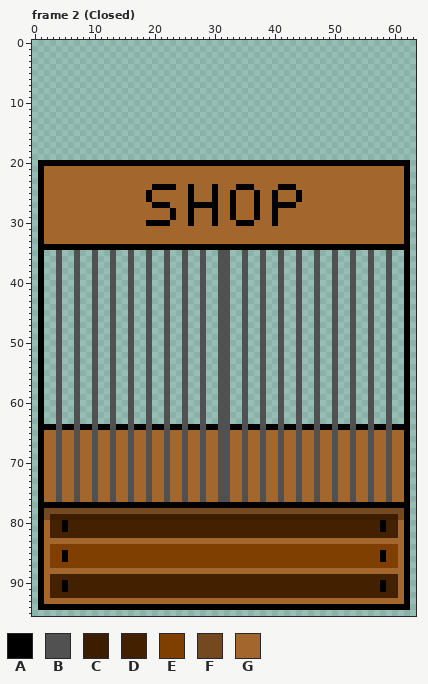
Pixel-art file, stored at aseprite/shop.aseprite. The picture above was drawn from the file before the commit.
64x96 pixels, 2 frames. Colours within 5 levels of each other are drawn and written as one. Shown: frame 2 (Closed). The commit also changed other frames, which this record leaves out.
Palette (. is transparent): A #000000  B #515151  C #3c1d00  D #432100  E #7f3f00  F #744921  G #a3662d
Pixels before, frame 2 (Closed) (only the part around the change), first column x 0:
 1 ................................................................
 2 ................................................................
 3 ................................................................
 4 ................................................................
 5 ................................................................
 6 ................................................................
 7 ................................................................
 8 ................................................................
 9 ................................................................
10 ................................................................
11 ................................................................
12 ................................................................
13 ................................................................
14 ................................................................
15 ................................................................
16 ................................................................
17 ................................................................
18 ................................................................
19 ................................................................
20 .AAAAAAAAAAAAAAAAAAAAAAAAAAAAAAAAAAAAAAAAAAAAAAAAAAAAAAAAAAAAAA.
21 .AGGGGGGGGGGGGGGGGGGGGGGGGGGGGGGGGGGGGGGGGGGGGGGGGGGGGGGGGGGGGA.
22 .AGGGGGGGGGGGGGGGGGGGGGGGGGGGGGGGGGGGGGGGGGGGGGGGGGGGGGGGGGGGGA.
23 .AGGGGGGGGGGGGGGGGGGGGGGGGGGGGGGGGGGGGGGGGGGGGGGGGGGGGGGGGGGGGA.
24 .AGGGGGGGGGGGGGGGGGGAAAAGGAGGGAGGGAAAGGGGAAAGGGGGGGGGGGGGGGGGGA.
25 .AGGGGGGGGGGGGGGGGGAGGGGGGAGGGAGGAGGGAGGAGGGAGGGGGGGGGGGGGGGGGA.
26 .AGGGGGGGGGGGGGGGGGAGGGGGGAGGGAGGAGGGAGGAGGGAGGGGGGGGGGGGGGGGGA.
27 .AGGGGGGGGGGGGGGGGGGAAAGGGAAAAAGGAGGGAGGAAAAGGGGGGGGGGGGGGGGGGA.
28 .AGGGGGGGGGGGGGGGGGGGGGAGGAGGGAGGAGGGAGGAGGGGGGGGGGGGGGGGGGGGGA.
29 .AGGGGGGGGGGGGGGGGGGGGGAGGAGGGAGGAGGGAGGAGGGGGGGGGGGGGGGGGGGGGA.
30 .AGGGGGGGGGGGGGGGGGAAAAGGGAGGGAGGGAAAGGGAGGGGGGGGGGGGGGGGGGGGGA.
31 .AGGGGGGGGGGGGGGGGGGGGGGGGGGGGGGGGGGGGGGGGGGGGGGGGGGGGGGGGGGGGA.
32 .AGGGGGGGGGGGGGGGGGGGGGGGGGGGGGGGGGGGGGGGGGGGGGGGGGGGGGGGGGGGGA.
33 .AGGGGGGGGGGGGGGGGGGGGGGGGGGGGGGGGGGGGGGGGGGGGGGGGGGGGGGGGGGGGA.
34 .AAAAAAAAAAAAAAAAAAAAAAAAAAAAAAAAAAAAAAAAAAAAAAAAAAAAAAAAAAAAAA.
35 .A..B..B..B..B..B..B..B..B..B..BB..B..B..B..B..B..B..B..B..B..A.
36 .A..B..B..B..B..B..B..B..B..B..BB..B..B..B..B..B..B..B..B..B..A.
37 .A..B..B..B..B..B..B..B..B..B..BB..B..B..B..B..B..B..B..B..B..A.
38 .A..B..B..B..B..B..B..B..B..B..BB..B..B..B..B..B..B..B..B..B..A.
39 .A..B..B..B..B..B..B..B..B..B..BB..B..B..B..B..B..B..B..B..B..A.
40 .A..B..B..B..B..B..B..B..B..B..BB..B..B..B..B..B..B..B..B..B..A.
The same view after the edit:
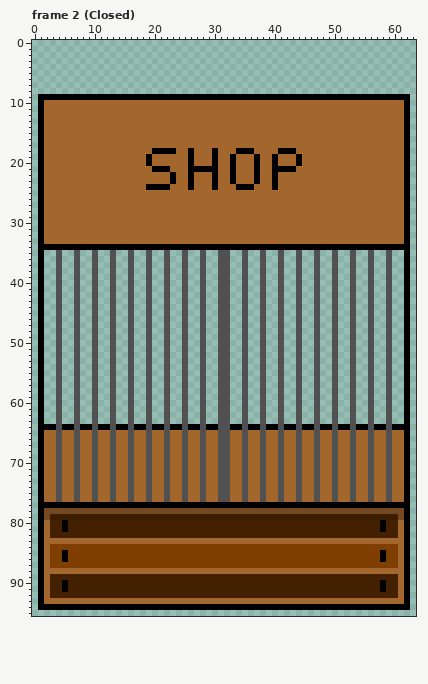
The author wrote: ✨ Add click on shop and shop menu
Difference:
Changed rows in their new state; - is an unchanged pixel.
Frame 2 (Closed):
first column x 1:
 9 AAAAAAAAAAAAAAAAAAAAAAAAAAAAAAAAAAAAAAAAAAAAAAAAAAAAAAAAAAAAAA
10 AGGGGGGGGGGGGGGGGGGGGGGGGGGGGGGGGGGGGGGGGGGGGGGGGGGGGGGGGGGGGA
11 AGGGGGGGGGGGGGGGGGGGGGGGGGGGGGGGGGGGGGGGGGGGGGGGGGGGGGGGGGGGGA
12 AGGGGGGGGGGGGGGGGGGGGGGGGGGGGGGGGGGGGGGGGGGGGGGGGGGGGGGGGGGGGA
13 AGGGGGGGGGGGGGGGGGGGGGGGGGGGGGGGGGGGGGGGGGGGGGGGGGGGGGGGGGGGGA
14 AGGGGGGGGGGGGGGGGGGGGGGGGGGGGGGGGGGGGGGGGGGGGGGGGGGGGGGGGGGGGA
15 AGGGGGGGGGGGGGGGGGGGGGGGGGGGGGGGGGGGGGGGGGGGGGGGGGGGGGGGGGGGGA
16 AGGGGGGGGGGGGGGGGGGGGGGGGGGGGGGGGGGGGGGGGGGGGGGGGGGGGGGGGGGGGA
17 AGGGGGGGGGGGGGGGGGGGGGGGGGGGGGGGGGGGGGGGGGGGGGGGGGGGGGGGGGGGGA
18 AGGGGGGGGGGGGGGGGGGAAAAGGAGGGAGGGAAAGGGGAAAGGGGGGGGGGGGGGGGGGA
19 AGGGGGGGGGGGGGGGGGAGGGGGGAGGGAGGAGGGAGGAGGGAGGGGGGGGGGGGGGGGGA
20 -GGGGGGGGGGGGGGGGG-GGGGGG-GGG-GG-GGG-GG-GGG-GGGGGGGGGGGGGGGGG-
21 -------------------AAA---AAAAA--A---A--AAAA-------------------
22 ----------------------A--A---A--A---A--A----------------------
23 ----------------------A--A---A--A---A--A----------------------
24 ------------------A---G----------------AGGG-------------------
25 ------------------G------G---G--G---G--G---G------------------
26 ------------------G------G---G--G---G--G---G------------------
27 -------------------GGG---GGGGG--G---G--GGGG-------------------
28 ----------------------G--G---G--G---G--G----------------------
29 ----------------------G--G---G--G---G--G----------------------
30 ------------------GGGG---G---G---GGG---G----------------------
Changed places in both pictures, as pixel boxes (x1, y1, x2, y2):
changed: (38, 94, 410, 226)
